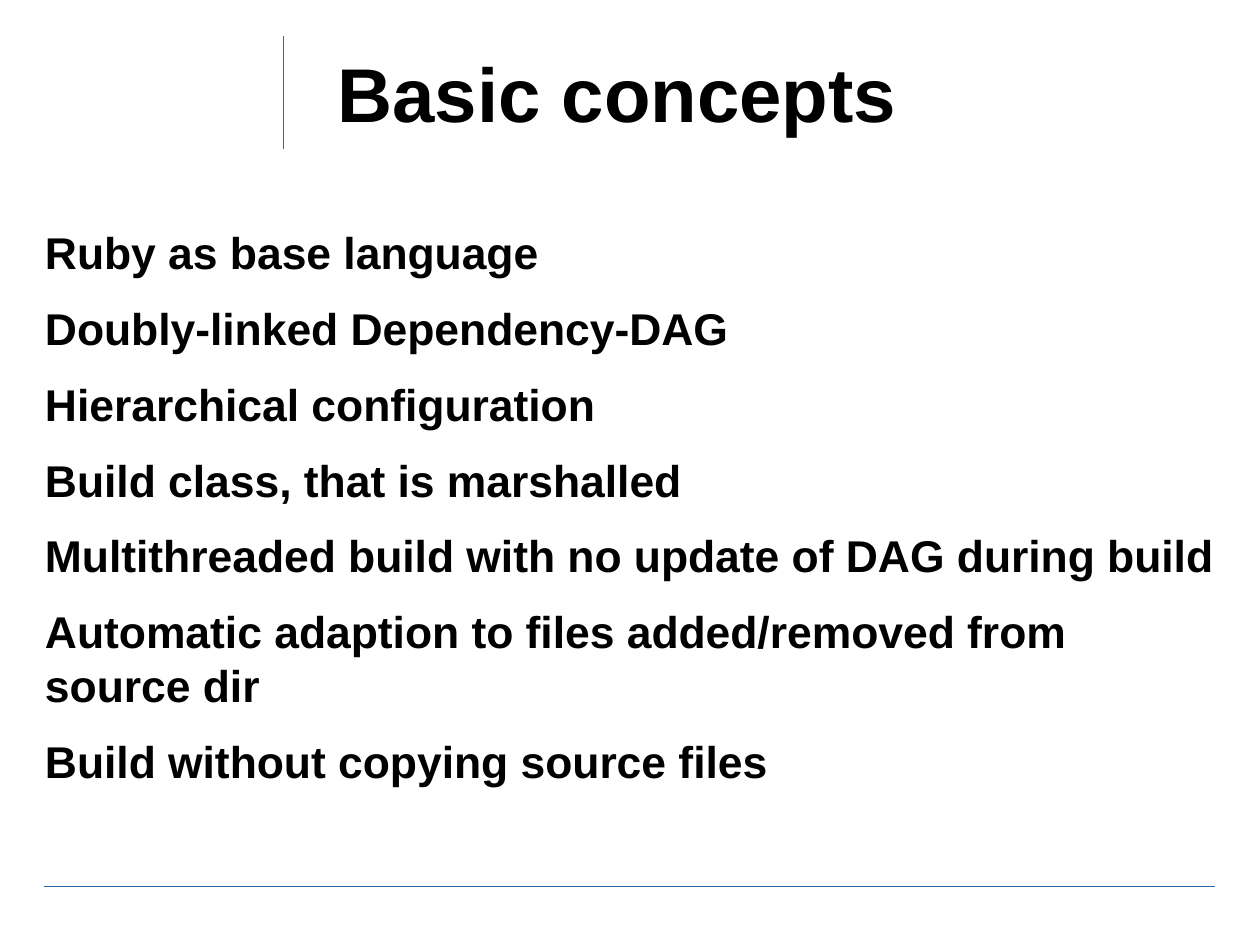
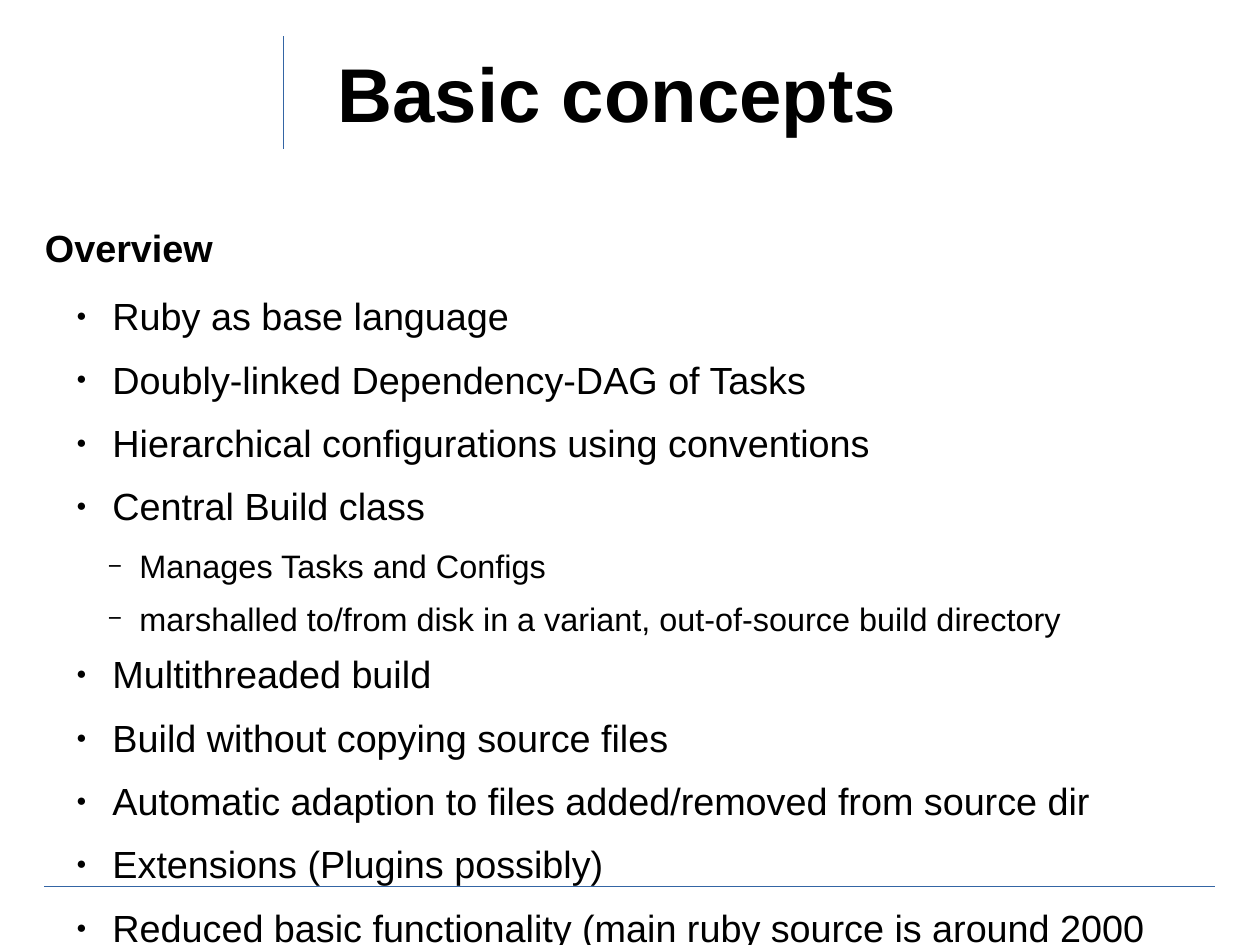
Before and after one commit to ewuenf/Makr, a slide deck: slide 5 of doc/concepts/Makr_Concepts.01.odp (slide 3 before the commit). Drawn at 1260x945 pixels with LibreOffice and Linux fonts; fonts in the diff are those of the drawing; background and template pictures are left out. Boxes give left, top, right and bottom in pixels: in the first picture for what was removed or moved away, otherwise in the second. Text is boxed around its words. In the diff, an @@ line names an element or a change of style, - is before the commit and + after.

Commit message:
working on documentation and did a little change on error handling

```diff
--- a/doc/concepts/Makr_Concepts.01.odp
+++ b/doc/concepts/Makr_Concepts.01.odp
@@ text at bbox=[45, 234, 213, 263]: paragraph added @@
+Overview
@@ text at bbox=[112, 302, 1090, 822]: size 28 to 23.8 pt, bold off in "Ruby as base language", "Automatic adaption to files added/removed from source ..."; bullet none to ●; list level 1 to 2 in "Ruby as base language"; list level 1 to 2 in "Automatic adaption to files added/removed ..." @@
@@ text at bbox=[112, 366, 1060, 759]: text changed; size 28 to 23.8 pt; bold off @@
-Doubly-linked Dependency-DAG
-Hierarchical configuration
-Build class, that is marshalled
-Multithreaded build with no update of DAG during build
+  ● Doubly-linked Dependency-DAG of Tasks
+  ● Hierarchical configurations using conventions
+  ● Central Build class
+    − Manages Tasks and Configs
+    − marshalled to/from disk in a variant, out-of-source build directory
+  ● Multithreaded build
+  ● Build without copying source files
@@ text at bbox=[112, 850, 1144, 945]: text changed; size 28 to 23.8 pt; bold off @@
-Build without copying source files
+  ● Extensions (Plugins possibly)
+  ● Reduced basic functionality (main ruby source is around 2000 LOC)
+  ● Build error handling
```
Also in this commit, not shown: 1 other slide changed, 7 slides added, 1 slide removed, 1 other file.
